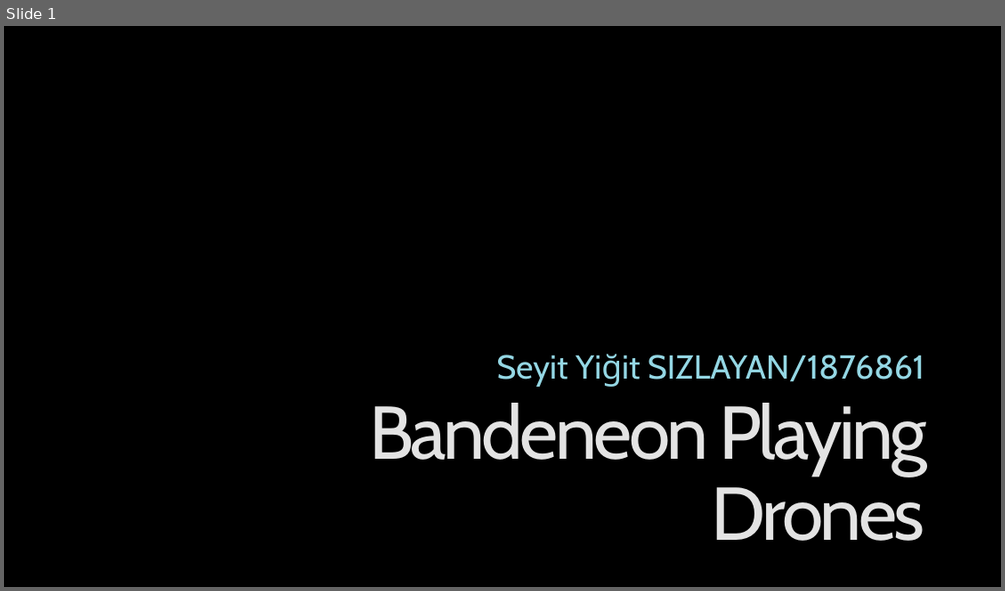
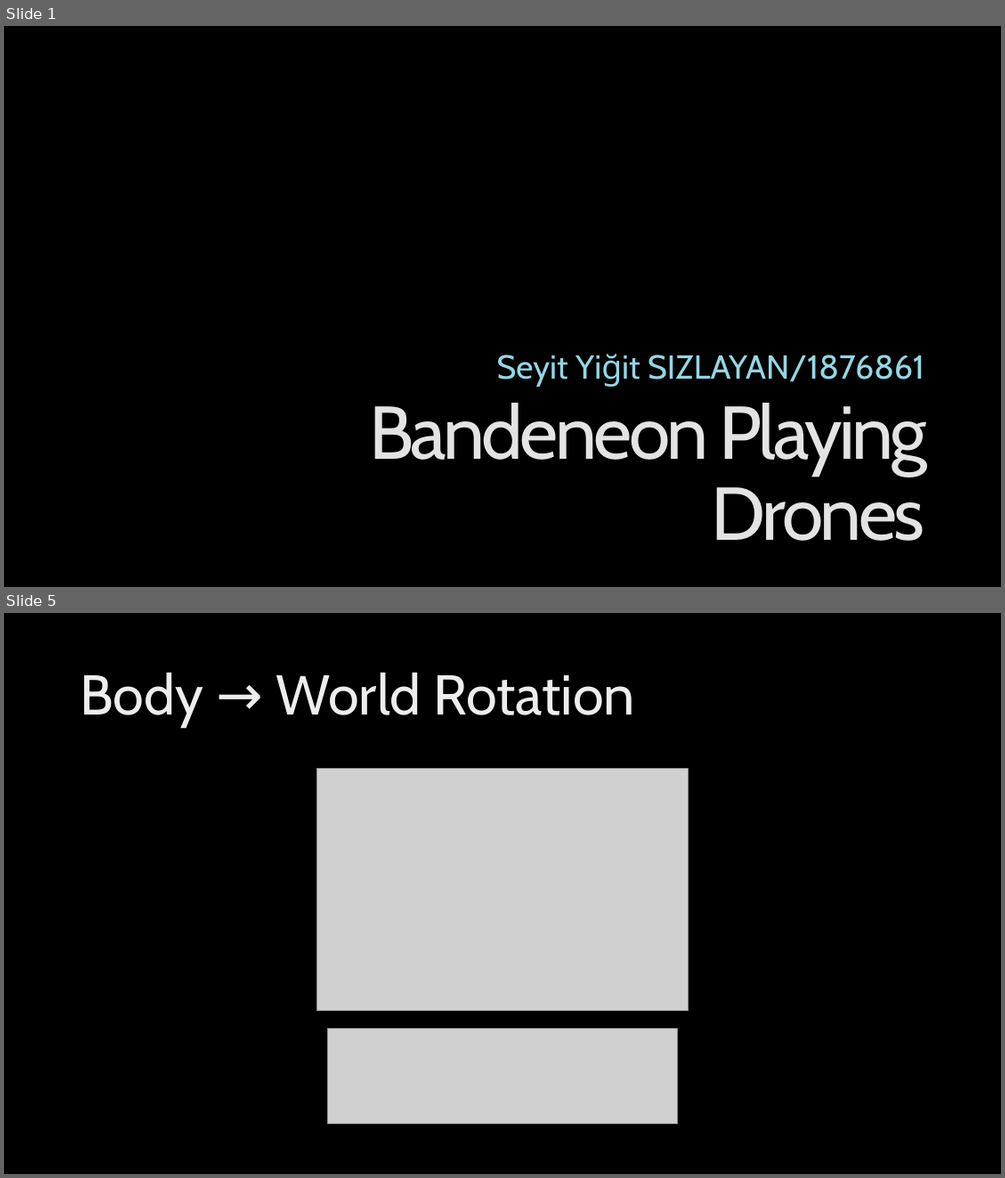
Before and after one commit to sysizlayan/Bandeneon-Playing-Drones-on-Vrep, a slide deck: Bandeneon Playing Drones.pptx. Shown one above the other, each under a label of ours: slide 1 before the commit, slides 1 and 5 after it; the slides between them are not shown. The pictures are 1005x591 and 1005x1178 pixels, drawn with LibreOffice and Linux fonts; fonts in the diff are those of the drawing; grey boxes stand for pictures; background and template pictures are left out. Boxes give left, top, right and bottom in pixels: in the first picture for what was removed or moved away, otherwise in the second. Text is boxed around its words. In the diff, an @@ line names an element or a change of style, - is before the commit and + after.

```diff
--- a/Bandeneon Playing Drones.pptx
+++ b/Bandeneon Playing Drones.pptx
@@ slide 5 added at box(4, 613, 1001, 1174), background picture (left out) @@
@@ title added at box(80, 672, 635, 728), 54 pt, text gradient #BFBFBF to #EDEDED to #FFFFFF @@
+Body → World Rotation
@@ picture added at box(316, 769, 688, 1011) @@
@@ picture added at box(328, 1028, 678, 1124) @@
```
Also in this commit, not shown: 18 other slides added, 8 other files.
